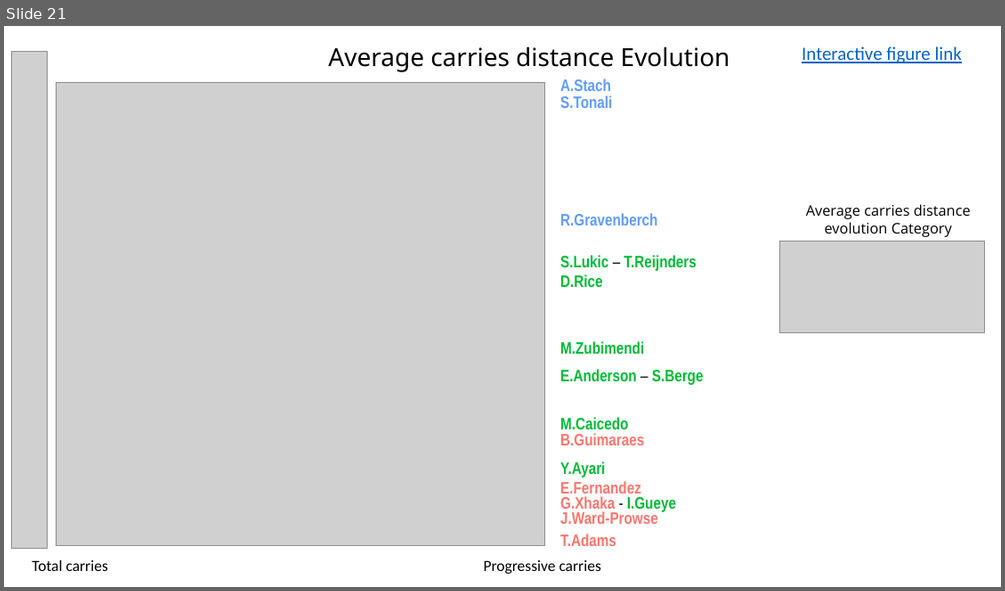
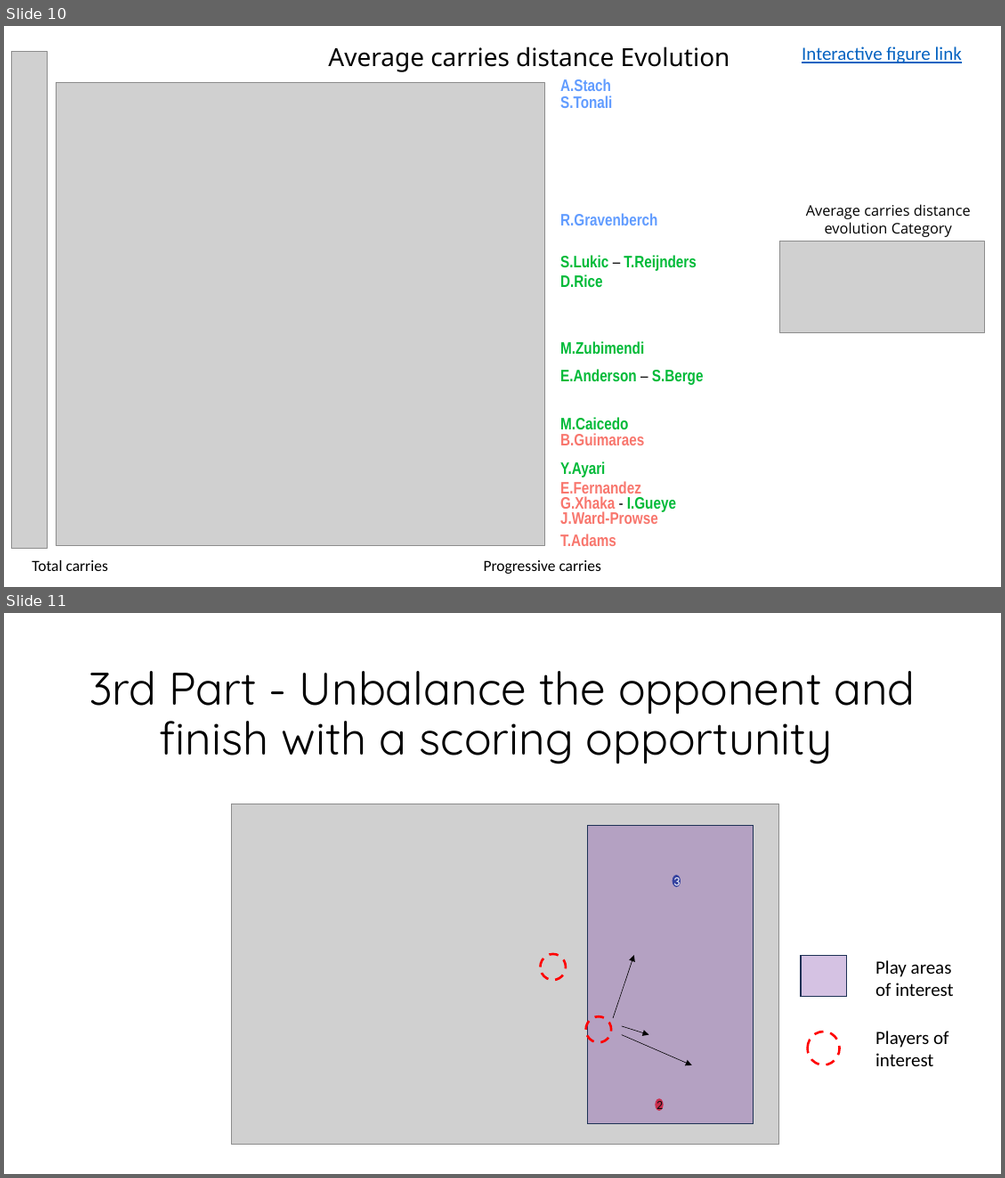
Before and after one commit to YouennMARTIN/Premier-League-Center-Midfielder-Offensive-Activity-Analyses-, a slide deck: Main outcomes.pptx. Shown one above the other, each under a label of ours: slide 21 before the commit, slides 10 and 11 after it. The pictures are 1005x591 and 1005x1178 pixels, drawn with LibreOffice and Linux fonts; fonts in the diff are those of the drawing; grey boxes stand for pictures. Boxes give left, top, right and bottom in pixels: in the first picture for what was removed or moved away, otherwise in the second. Text is boxed around its words. In the diff, an @@ line names an element or a change of style, - is before the commit and + after.

```diff
--- a/Main outcomes.pptx
+++ b/Main outcomes.pptx
@@ slide 11 added at <box>4,613,1001,1174</box>, background #FFFFFF @@
@@ title added at <box>89,671,914,764</box>, 44 pt, text #000000 @@
+3rd Part - Unbalance the opponent and finish with a scoring opportunity
@@ picture added at <box>231,803,779,1144</box> @@
@@ rectangle added at <box>588,826,754,1124</box>, fill #7030A0 at 29% opacity, outline #1E3256 1 pt @@
@@ ellipse added at <box>672,876,680,887</box>, fill #3643A0, outline #3643A0 1 pt, 12 pt, text #FFFFFF @@
+3
@@ ellipse added at <box>540,954,566,981</box>, outline #FF0000 2.25 pt dashed @@
@@ arrow added from (613, 1018) to (634, 955), #000000 0.5 pt @@
@@ rectangle added at <box>801,956,846,997</box>, fill #7030A0 at 29% opacity, outline #1E3256 1 pt @@
@@ text added at <box>875,960,953,996</box>, 18 pt, text #000000 @@
+Play areas of interest
@@ ellipse added at <box>586,1017,611,1043</box>, outline #FF0000 2.25 pt dashed @@
@@ arrow added from (622, 1026) to (648, 1035), #000000 0.5 pt @@
@@ arrow added from (622, 1035) to (692, 1065), #000000 0.5 pt @@
@@ ellipse added at <box>807,1032,840,1065</box>, outline #FF0000 2.25 pt dashed @@
@@ text added at <box>875,1030,948,1066</box>, 18 pt, text #000000 @@
+Players of interest
@@ ellipse added at <box>655,1099,663,1111</box>, fill #CA2D4D, outline #CA2D4D 1 pt, 12 pt, text #0D0D0D @@
+2
@@ what was slide 21 is now slide 10 @@
```
Also in this commit, not shown: 7 slides changed, 7 other slides added, 11 slides removed.
